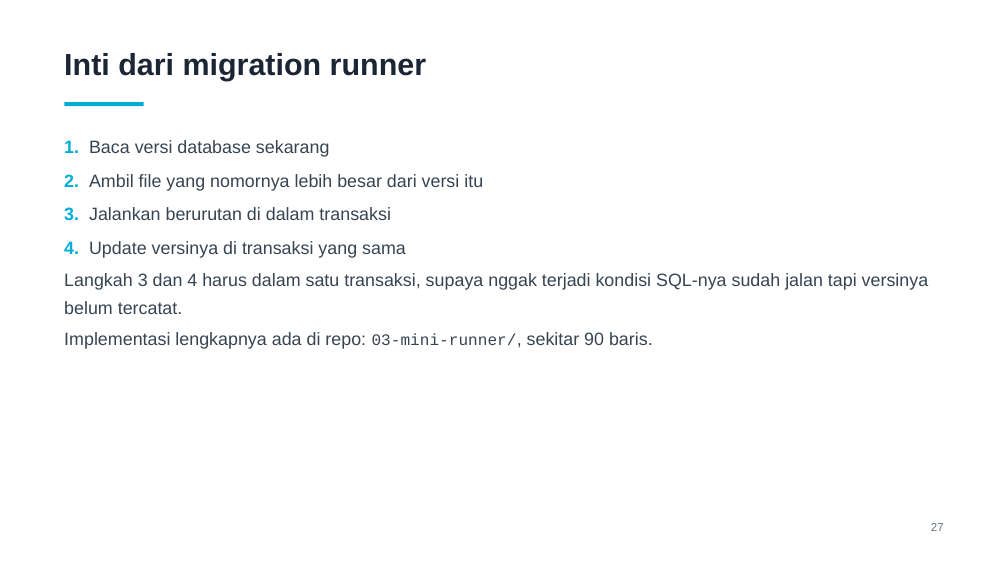
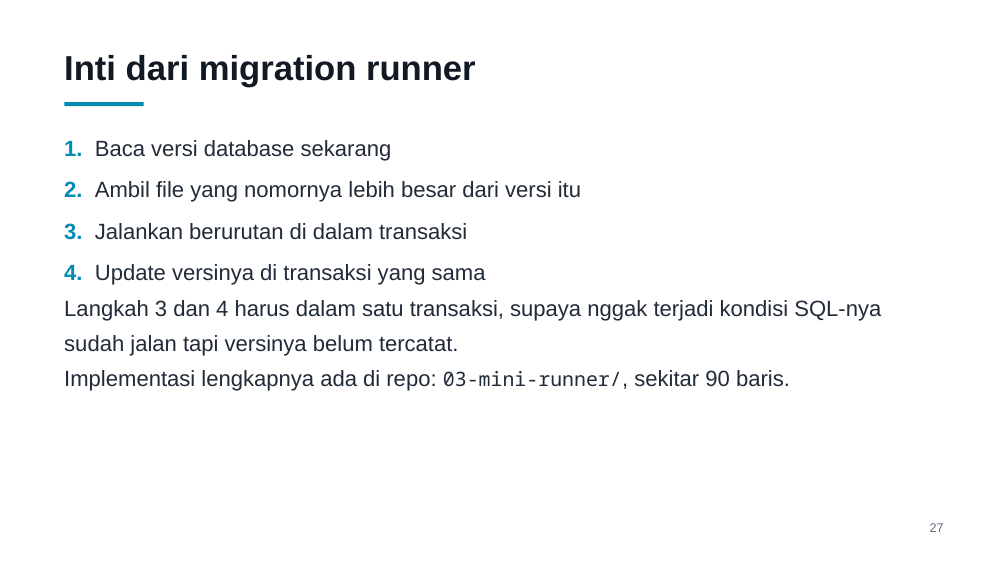
Before and after one commit to shariski/go-migration, a slide deck: slide 27 of slides/presentasi.pptx. Drawn at 1008x567 pixels with LibreOffice and Linux fonts; fonts in the diff are those of the drawing. Boxes give left, top, right and bottom in pixels: in the first picture for what was removed or moved away, otherwise in the second. Text is boxed around its words. In the diff, an @@ line names an element or a change of style, - is before the commit and + after.

Commit message:
Perbesar teks slide dan ganti font code ke JetBrains Mono
Deck dipakai lewat share screen Google Meet, jadi ukuran font dinaikkan
(body 17->21, code 13->17, judul 29->33) dan kontras warnanya dipertegas.
Courier New diganti JetBrains Mono karena strokenya lebih tebal dan
x-height-nya lebih besar, jadi lebih tahan kompresi video.

Slide 'Batasan down migration' dipadatkan; kalimat soal informasi yang
masih tersimpan sebelumnya diulang di slide berikutnya.

```diff
--- a/slides/presentasi.pptx
+++ b/slides/presentasi.pptx
@@ text "Inti dari migration runner" at (x1=64, y1=55, x2=476, y2=87): size 29 to 33 pt, text colour #1B2533 to #111A24 @@
@@ rectangle at (x1=64, y1=102, x2=144, y2=107): fill #00ADD8 to #008CB0 @@
@@ text "1. Baca versi database sekarang" at (x1=64, y1=140, x2=581, y2=285): size 17 to 21 pt, text colour #374451 to #212C38; text colour #00ADD8 to #008CB0 in "1.", "2.", "3.", "4."; more space between paragraphs @@
@@ text "Langkah 3 dan 4 harus ..." moved from (x1=64, y1=273, x2=929, y2=314) to (x1=64, y1=300, x2=881, y2=356) @@
@@ text "Langkah 3 dan 4 harus ..." at (x1=64, y1=300, x2=881, y2=356): size 17 to 21 pt, text colour #374451 to #212C38 @@
@@ text "Implementasi lengkapnya ada di repo: ..." moved from (x1=64, y1=332, x2=653, y2=349) to (x1=64, y1=370, x2=790, y2=391) @@
@@ text "Implementasi lengkapnya ada di repo: ..." at (x1=64, y1=370, x2=790, y2=391): size 17 to 21 pt in "Implementasi lengkapnya ada di repo: 03-mini-runner/, sekita ..."; size 15.3 to 18.9 pt, font Courier New to Noto Sans Mono in "03-mini-runner/,"; text colour #374451 to #212C38 @@
@@ text "27" at (x1=930, y1=523, x2=944, y2=532): size 11 to 12 pt, text colour #6B7784 to #626E7B @@
```
Also in this commit, not shown: 32 other slides changed, 2 other files.
